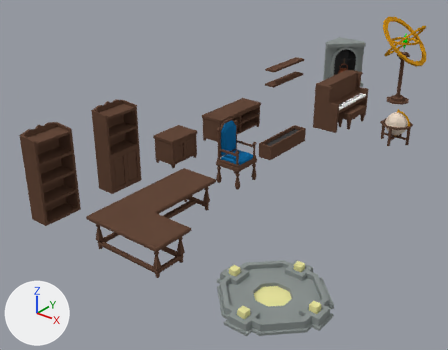
The Blender file Interior/interior_furnitures.blend, before and after one commit.
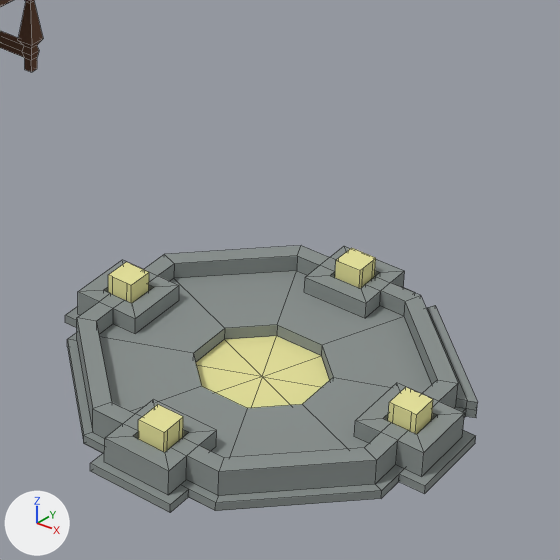
There are two pictures of each version: one whole from a camera (50 mm lens) standing at (4.2, -13.95, 7.14) and looking at (-5.1, -2.33, -0.06), one close up on the part from 44% to 80% of the width and 54% to 100% of the height. The lights are fixed; the arrows at lower left show +X, +Y and +Z. The close-ups show mesh edges as thin lines.

Before the edit, the objects in view are built like this:
```python
mat_glowyellow = diffuse_material('GlowYellow')
mat_glowyellow.base_color = (0.8, 0.771, 0.34)  # beige #e7e39e
me_desk_2x3x1_c = bpy.data.meshes.new('Desk_2x3x1_C')
me_desk_2x3x1_c.from_pydata(...)  # 404 vertices, 382 faces; spans x 0.0..2.0, y 0.0..3.0, z 0.0..0.8
me_desk_2x3x1_c.materials.append(mat_wood)  # brown #64493b
me_portal_2x2x1_a = bpy.data.meshes.new('Portal_2x2x1_A')
me_portal_2x2x1_a.from_pydata(...)  # 308 vertices, 286 faces, 13 loose edges; spans x -1.15..1.15, y -1.15..1.15, z 0.0..0.3
# faces by material slot: [164, 36, 78, 8]
me_portal_2x2x1_a.materials.append(mat_stone)  # grey #8c9391
me_portal_2x2x1_a.materials.append(mat_glowyellow)  # beige #e7e39e
me_portal_2x2x1_a.materials.append(mat_stone)  # grey #8c9391
me_portal_2x2x1_a.materials.append(mat_glowyellow)  # beige #e7e39e
ob_desk_2x3x1 = bpy.data.objects.new('Desk_2x3x1', me_desk_2x3x1_c)
ob_desk_2x3x1.location = (-5.0, -7.0, 0.0)
ob_portal_2x2x1 = bpy.data.objects.new('Portal_2x2x1', me_portal_2x2x1_a)
ob_portal_2x2x1.location = (-1.0, -6.0, 0.0)
```
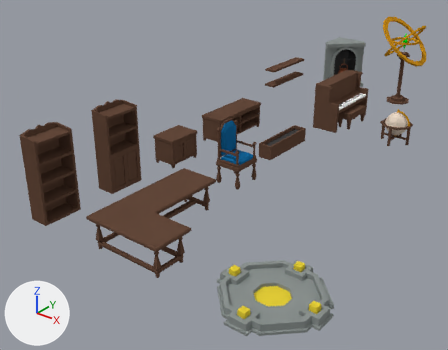
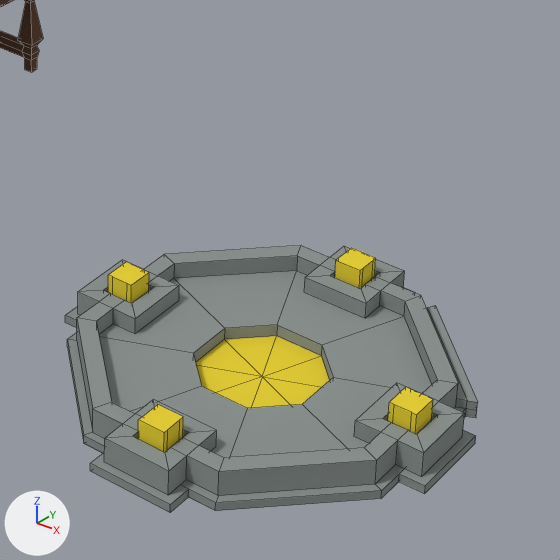
Boxes (x1, y1, x2, y2) around the edits, measured in the close-ups (560 x 560 px):
```json
{"object": "Portal_2x2x1", "change": "recoloured", "before": [105, 247, 436, 455], "after": [105, 247, 436, 455], "on screen": "beige to yellow"}
```

Edits to the scene script, one JSON object a line:
```json
{"op": "set", "path": "mat_glowyellow.base_color", "old": "(0.8, 0.771, 0.34)", "new": "(0.8, 0.631, 0.0388)", "note": "beige #e7e39e -> yellow #e7d037"}
```
